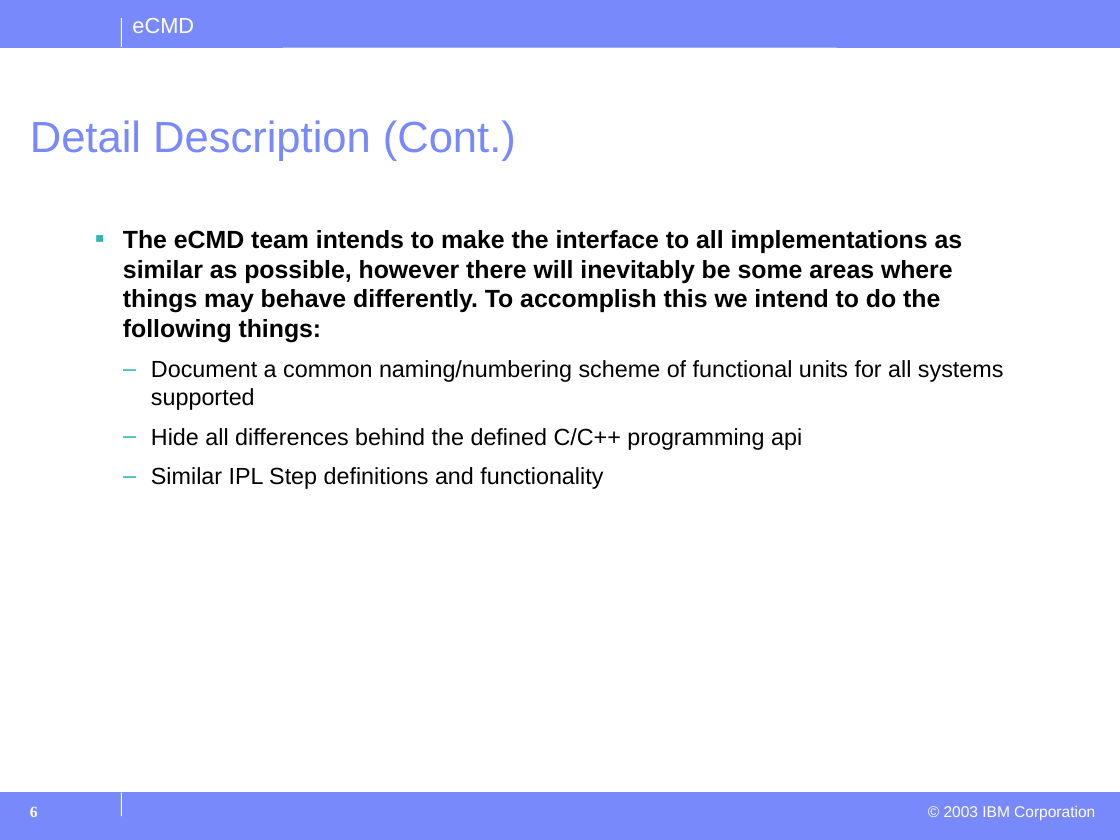
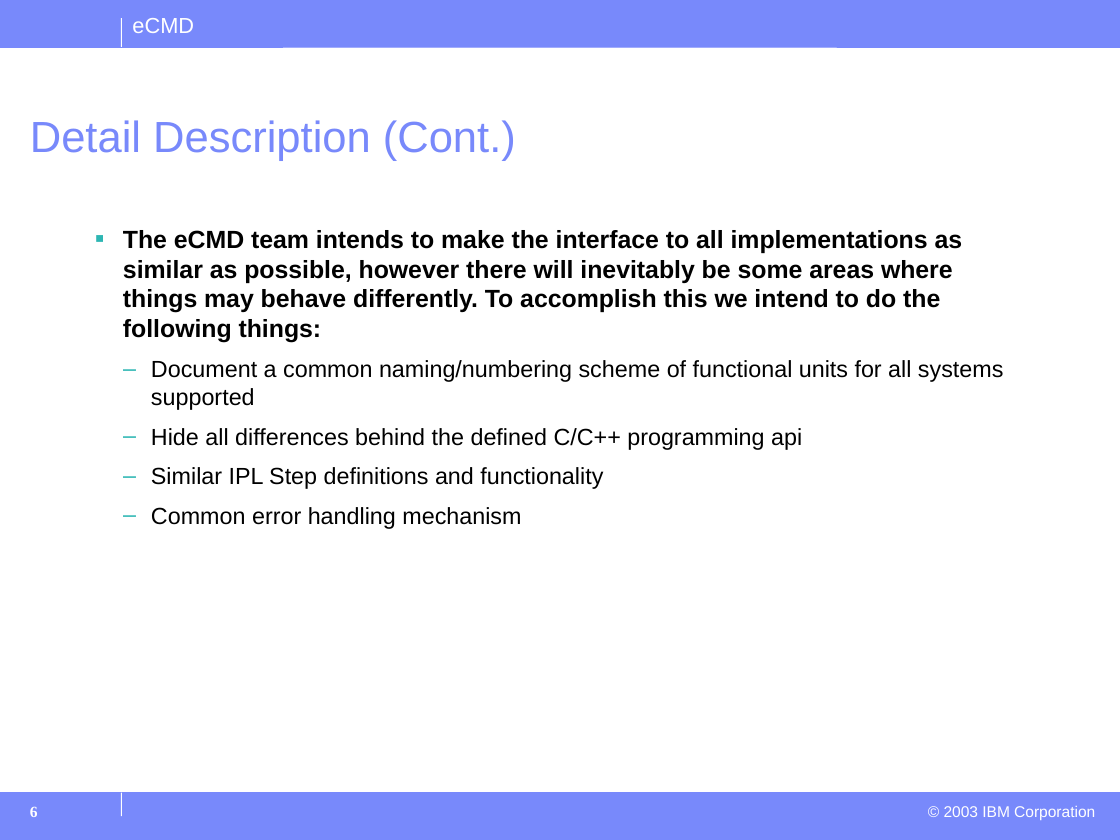
Before and after one commit to thejta/eCMD, a slide deck: slide 6 of docs/eCMDIntro.ppt. Drawn at 1120x840 pixels with LibreOffice and Linux fonts; fonts in the diff are those of the drawing; background and template pictures are left out. Boxes give left, top, right and bottom in pixels: in the first picture for what was removed or moved away, otherwise in the second. Text is boxed around its words. In the diff, an @@ line names an element or a change of style, - is before the commit and + after.

```diff
--- a/docs/eCMDIntro.ppt
+++ b/docs/eCMDIntro.ppt
@@ text at box(151, 507, 521, 529): paragraph added @@
+  – Common error handling mechanism
```
Also in this commit, not shown: 2 other slides changed, 1 slide added.
